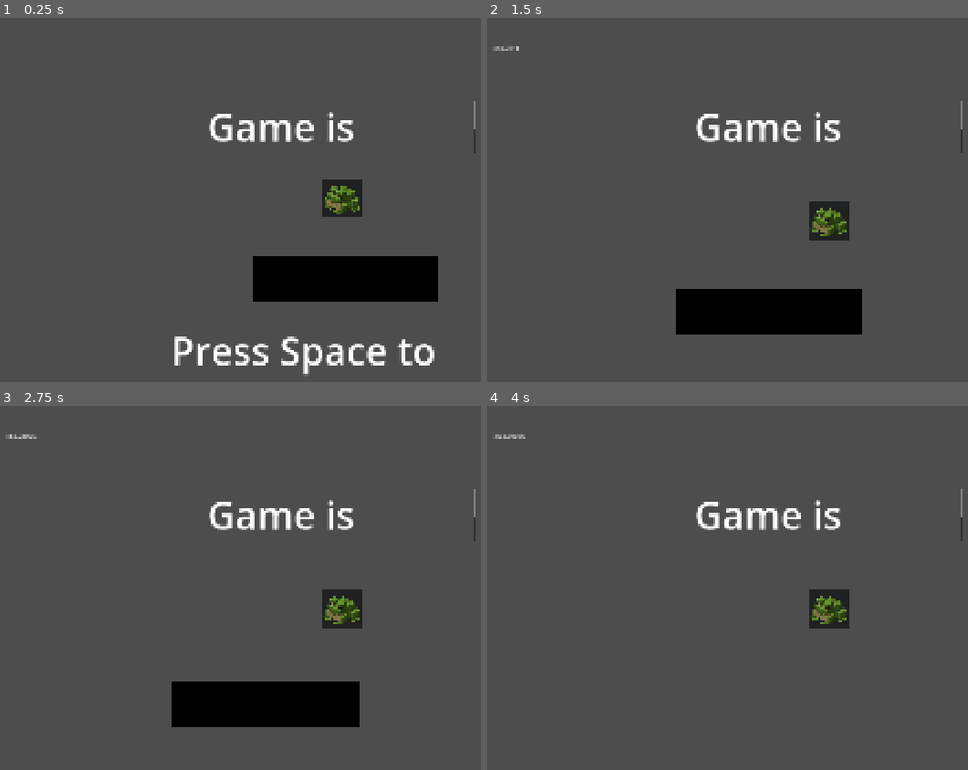
Above: before the commit, frames 1-4 (two rows, left to right).
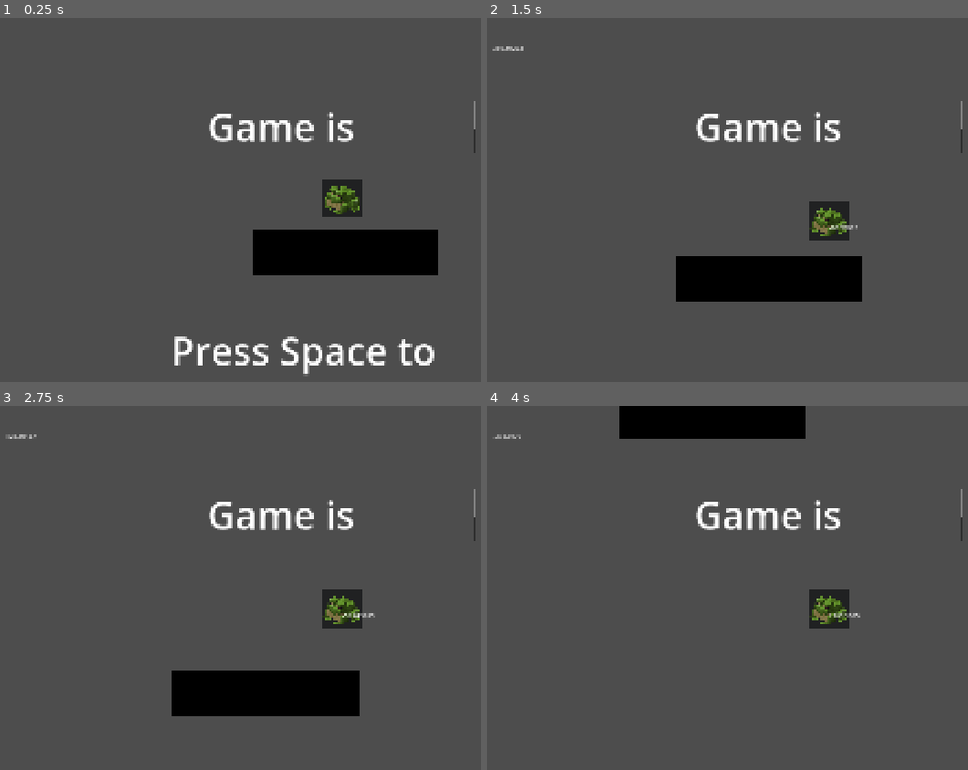
Above: after the commit, the same moments.

Repository: Darr3n2GG/FrogQuest_HAVEN2026
Game: Godot game, scene res://scenes/main.tscn
The game is run twice, just before and just after one commit, with the same random seed, the same clock (stepped at 60 frames per second) and the same inputs. The project has no main scene, so this scene is started directly.
Inputs:
- Up to frame 1 (0.25 s): no input
- Up to frame 2 (1.5 s): tap Space (Jump) at 0.5, 1.35 s; hold Right (Right) 0.53-1.28 s; hold Space (Jump) 0.53-1.28 s; hold Left (Left) from 1.28 s (still down)
- Up to frame 3 (2.75 s): tap Space (Jump) at 1.52, 1.82 s; release Left (Left) at 2.03 s; hold Right (Right) from 2.03 s (still down); hold Space (Jump) from 2.03 s (still down)
- Up to frame 4 (4 s): release Space (Jump) at 2.78 s; tap Space (Jump) at 2.85, 3.02, 3.32 s; release Right (Right) at 3.53 s; hold Left (Left) from 3.53 s (still down); hold Space (Jump) from 3.53 s (still down)

The runs differ from the first frame. In frame 1, 5.6% of the frame differs, in the area x 52-92%, y 58-78%; in frame 2, 7.1%, in the area x 1-78%, y 7-87%; in frame 3, 2.4%; in frame 4, 3.6%.

Commit message:
Trampoline
+ increase the multiplier when jump less than a second before hitting the trampoline

Diff:
--- a/game/player/player.gd
+++ b/game/player/player.gd
@@ -1,26 +1,47 @@
 class_name Player extends CharacterBody2D
 
-
+@onready var criticalTime: Timer = $criticalTime
 @export var gravity: float = 980.0
-const SPEED: int = 300
-
+@export var motion: int = 300
+var speed: int = 0
+var graviAcc: float = 0
+var bounceMultiplier: float = -1.2
+var jumped: bool = false
 
 func _physics_process(delta: float) -> void:
-	# add left right movement
+	$Label.text = var_to_str(velocity.y)
+	if Input.is_action_pressed("Jump") and !jumped:
+		# activate movement after first jump
+		graviAcc = gravity
+		speed = motion
+		# start timer, increase the multiplier
+		criticalTime.start()
+		bounceMultiplier = -1.5
+		# avoid spam jump
+		jumped = true
+
+	# left right movement
 	var direction = Input.get_axis("Left", "Right")
 	if direction:
-		velocity.x = direction * SPEED
+		velocity.x = direction * speed
 	else:
-		velocity.x = move_toward(velocity.x, 0, SPEED)
+		velocity.x = move_toward(velocity.x, 0, speed)
 	# pulled down by gravity
-	velocity.y += gravity * delta
+	velocity.y += graviAcc * delta
 
 	# apply physics to the players
 	move_and_slide()
 
-
-
 # when frog touches trampoline
 func _on_trampoline_body_entered(body: Node2D) -> void:
 	if body == self:
-		velocity.y = velocity.y * -1.2
+		criticalTime.start()
+		velocity.y = velocity.y * bounceMultiplier
+		bounceMultiplier = -1.2 # reset the multiplier after each jump
+		jumped = false # reset jump state
+
+# player hit jump too early
+func _on_critical_time_timeout():
+	# reduce the multiplier if time out
+	if velocity.y >0:
+		bounceMultiplier = -1.2
--- a/project.godot
+++ b/project.godot
@@ -31,6 +31,8 @@
 Jump={
 "deadzone": 0.2,
 "events": [Object(InputEventKey,"resource_local_to_scene":false,"resource_name":"","device":-1,"window_id":0,"alt_press …(191 unchanged characters)…
+, Object(InputEventKey,"resource_local_to_scene":false,"resource_name":"","device":-1,"window_id":0,"alt_pressed":false,"shift_pressed":false,"ctrl_pressed":false,"meta_pressed":false,"pressed":false,"keycode":0,"physical_keycode":4194320,"key_label":0,"unicode":0,"location":0,"echo":false,"script":null)
+, Object(InputEventKey,"resource_local_to_scene":false,"resource_name":"","device":-1,"window_id":0,"alt_pressed":false,"shift_pressed":false,"ctrl_pressed":false,"meta_pressed":false,"pressed":false,"keycode":0,"physical_keycode":87,"key_label":0,"unicode":119,"location":0,"echo":false,"script":null)
 ]
 }
 Pause={
--- a/scenes/game.gd
+++ b/scenes/game.gd
@@ -7,5 +7,4 @@
 
 func _physics_process(_delta: float) -> void:
 	meters.text = var_to_str(900 - player.global_position.y)
-	#900 = position of trampoline
-	#trampoline.global_position.y is somehow at origin
+	#900 = upper boundary of trampoline
--- a/scenes/game.tscn
+++ b/scenes/game.tscn
@@ -16,7 +16,7 @@
 script = ExtResource("1_yqjtg")
 
 [node name="Player" type="CharacterBody2D" parent="." unique_id=2079881809]
-position = Vector2(960, 480)
+position = Vector2(960, 551)
 script = ExtResource("2_lnu2h")
 
 [node name="Frog" type="Sprite2D" parent="Player" unique_id=1356393305]
@@ -26,6 +26,13 @@
 
 [node name="CollisionShape2D" type="CollisionShape2D" parent="Player" unique_id=1183787741]
 shape = SubResource("CapsuleShape2D_codqq")
+
+[node name="criticalTime" type="Timer" parent="Player" unique_id=1841720528]
+one_shot = true
+
+[node name="Label" type="Label" parent="Player" unique_id=361828848]
+offset_right = 40.0
+offset_bottom = 23.0
 
 [node name="Trampoline" type="Area2D" parent="." unique_id=1607831703]
 position = Vector2(969, 687)
@@ -38,7 +45,7 @@
 shape = SubResource("RectangleShape2D_codqq")
 
 [node name="PlayerCamera" type="Camera2D" parent="." unique_id=2136879828 node_paths=PackedStringArray("player")]
-position = Vector2(960, 540)
+position = Vector2(960, 611)
 script = ExtResource("4_lbhrr")
 player = NodePath("../Player")
 
@@ -48,4 +55,5 @@
 offset_right = -581.0
 offset_bottom = -379.0
 
+[connection signal="timeout" from="Player/criticalTime" to="Player" method="_on_critical_time_timeout"]
 [connection signal="body_entered" from="Trampoline" to="Player" method="_on_trampoline_body_entered"]
